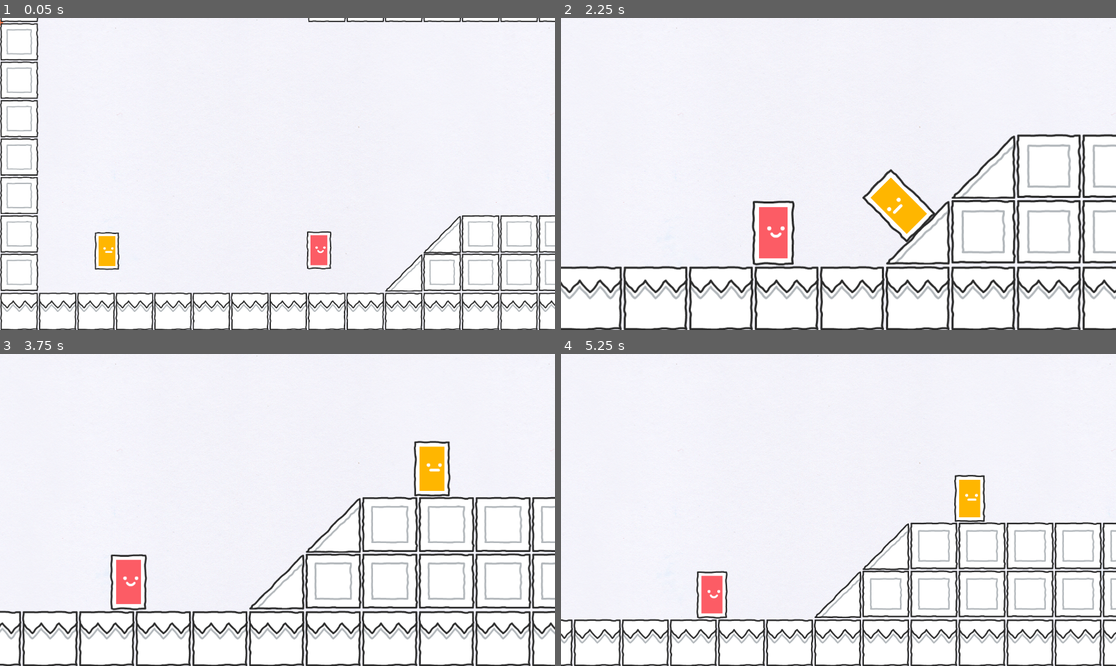
Above: before the commit, frames 1-4 (two rows, left to right).
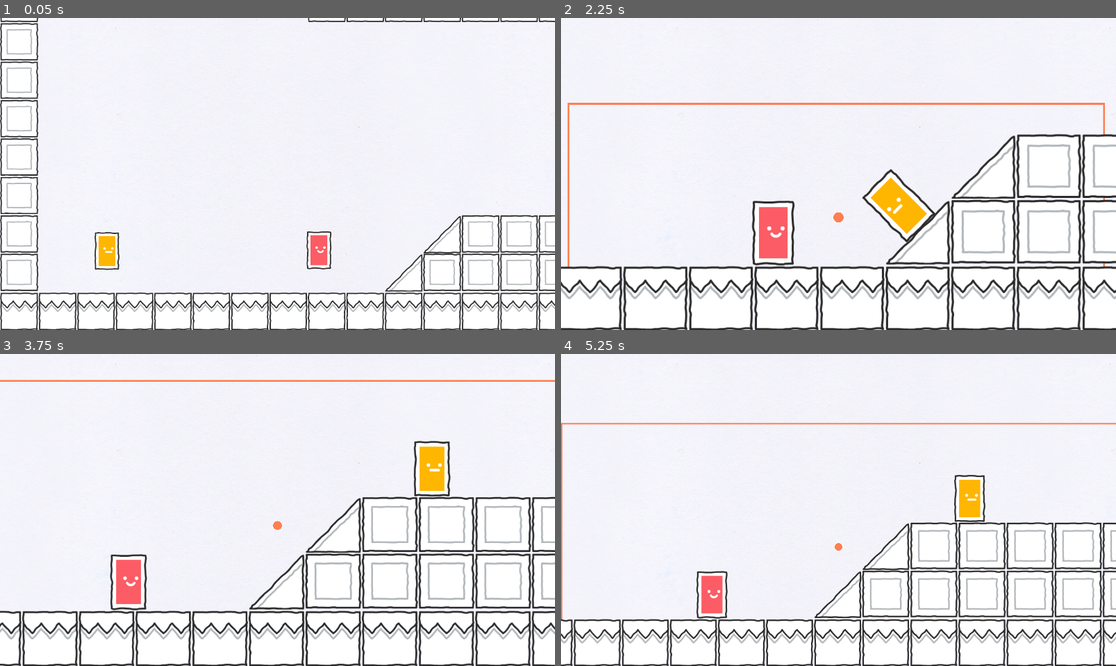
Above: after the commit, the same moments.

Repository: godotrecipes/multitarget_camera
Game: Godot game, scene res://world.tscn
Two runs of this game, one before a commit and one after it. Both use one fixed random seed, a clock stepped at 60 frames per second and the inputs below.
Inputs:
- Up to frame 1 (0.05 s): no input
- Up to frame 2 (2.25 s): hold Tab (ui_focus_next) 0.53-1.28 s; hold D 0.53-2.03 s; tap W at 0.77, 1.52 s; tap Tab (ui_focus_next) at 1.35 s; hold A from 2.03 s (still down); hold Tab (ui_focus_next) from 2.03 s (still down); tap V at 2.1 s
- Up to frame 3 (3.75 s): release A at 2.78 s; release Tab (ui_focus_next) at 2.78 s; hold D from 2.78 s (still down); tap Tab (ui_focus_next) at 2.85 s; tap W at 3.02 s; hold Tab (ui_focus_next) from 3.53 s (still down)
- Up to frame 4 (5.25 s): tap W at 3.77, 4.52 s; release D at 4.28 s; release Tab (ui_focus_next) at 4.28 s; hold A 4.28-5.03 s; tap V at 4.35 s; tap Tab (ui_focus_next) at 4.55 s; hold D from 5.03 s (still down); hold Tab (ui_focus_next) from 5.03 s (still down)

The runs differ from the first frame. In frame 1, less than 0.1% of the frame differs, in the area x 0-1%, y 0-3%; in frame 2, 0.9%, in the area x 1-98%, y 27-80%; in frame 3, 0.7%; in frame 4, 0.9%.

Commit message:
add debug draw

Diff:
--- a/multi_target_camera.gd
+++ b/multi_target_camera.gd
@@ -26,7 +26,6 @@
 	for target in targets:
 		r = r.expand(target.position)
 	r = r.grow_individual(margin.x, margin.y, margin.x, margin.y)
-	var d = max(r.size.x, r.size.y)
 	var z
 	if r.size.x > r.size.y * screen_size.aspect():
 		z = 1 / clamp(r.size.x / screen_size.x, max_zoom, min_zoom)
@@ -35,7 +34,7 @@
 	zoom = lerp(zoom, Vector2.ONE * z, zoom_speed * delta)
 
 	# For debug
-#	get_parent().draw_cam_rect(r)
+	get_parent().draw_cam_rect(r)
 
 func add_target(t):
 	if not t in targets:
--- a/player.gd
+++ b/player.gd
@@ -75,9 +75,9 @@
 func hit_react(n):
 	if not hit:
 		hit = true
-		velocity.y = jump_speed / 4
+		velocity.y = jump_speed / 4.0
 		if is_equal_approx(n.y, -1):
-			velocity.y += jump_speed / 2
+			velocity.y += jump_speed / 2.0
 		else:
 			velocity.x = n.x * 400
 		is_jumping = true
--- a/world.gd
+++ b/world.gd
@@ -1,4 +1,6 @@
 extends Node2D
+
+var debug = false
 
 func _ready():
 	for p in get_tree().get_nodes_in_group("players"):
@@ -9,11 +11,17 @@
 	$MultiTargetCamera.limit_right = r.end.x * $TileMap.tile_set.tile_size.x
 	$MultiTargetCamera.limit_bottom = r.end.y * $TileMap.tile_set.tile_size.y
 
+func _input(event):
+	if event.is_action_pressed("ui_focus_next"):
+		debug = !debug
+
 var cam_rect = Rect2()
 func draw_cam_rect(r):
 	cam_rect = r
 	queue_redraw()
 
 func _draw():
+	if !debug:
+		return
 	draw_circle($MultiTargetCamera.position, 10, Color.CORAL)
 	draw_rect(cam_rect, Color.CORAL, false, 4.0)
